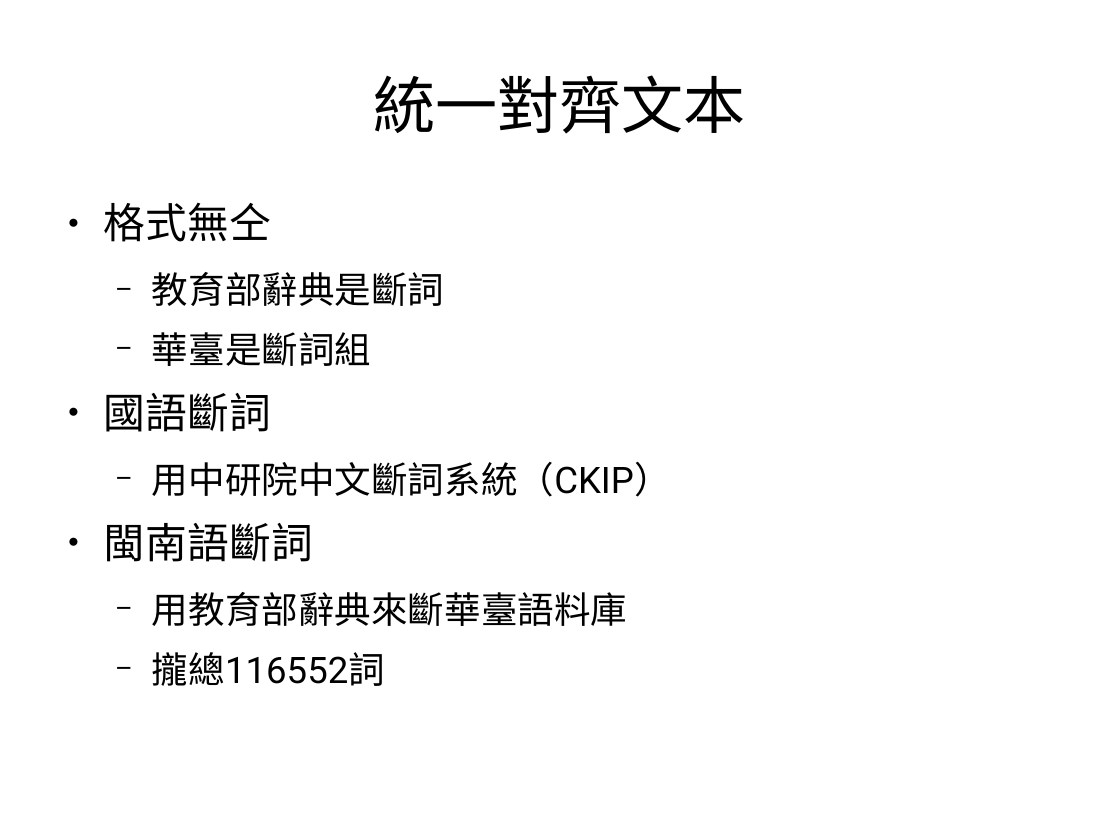
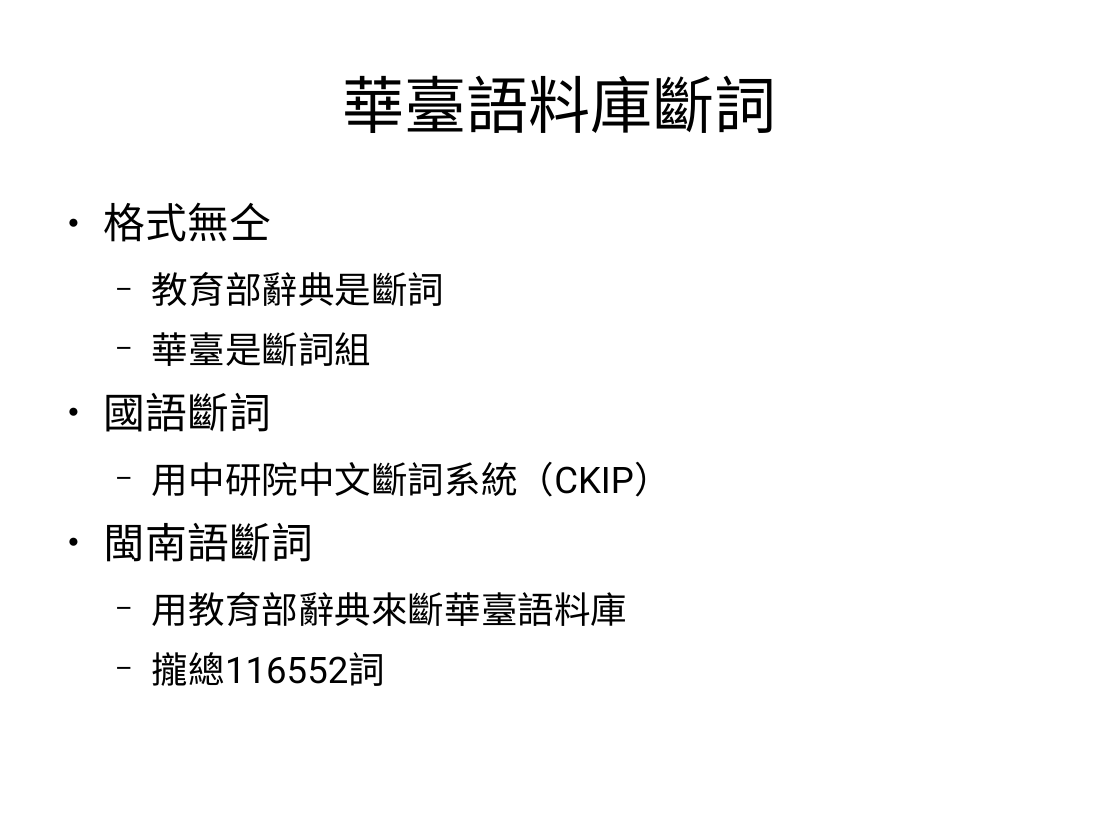
Before and after one commit to sih4sing5hong5/po3-ko3_tau5-iann2-phinn3, a slide deck: slide 19 of 翻譯報告.odp (slide 18 before the commit). Drawn at 1120x840 pixels with LibreOffice and Linux fonts; fonts in the diff are those of the drawing. Boxes give left, top, right and bottom in pixels: in the first picture for what was removed or moved away, otherwise in the second. Text is boxed around its words. In the diff, an @@ line names an element or a change of style, - is before the commit and + after.

```diff
--- a/翻譯報告.odp
+++ b/翻譯報告.odp
@@ title at (x1=342, y1=75, x2=777, y2=133): text changed @@
-統一對齊文本
+華臺語料庫斷詞
```
Also in this commit, not shown: 4 other slides changed, 2 slides added, 4 slides removed.
